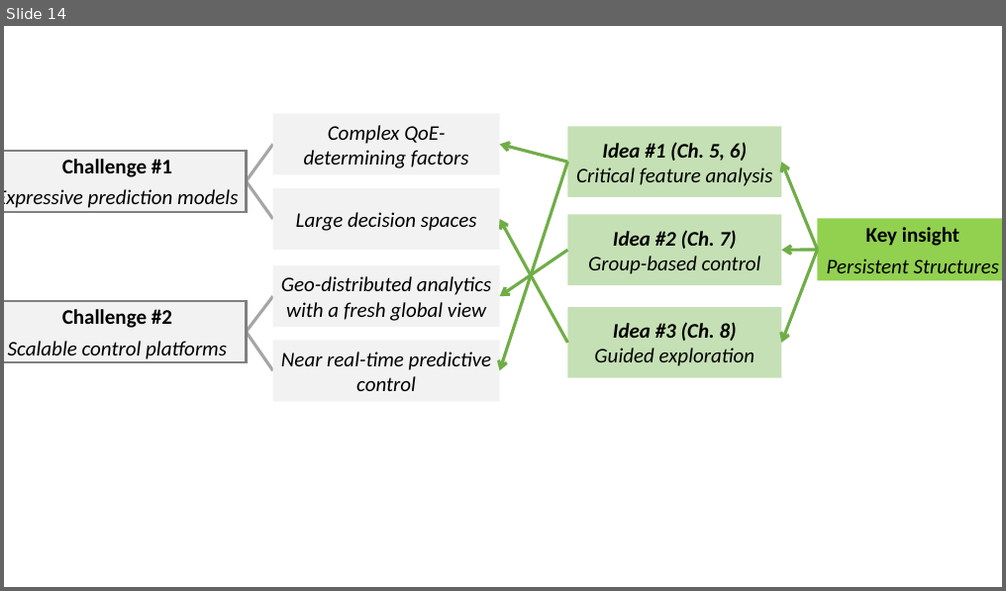
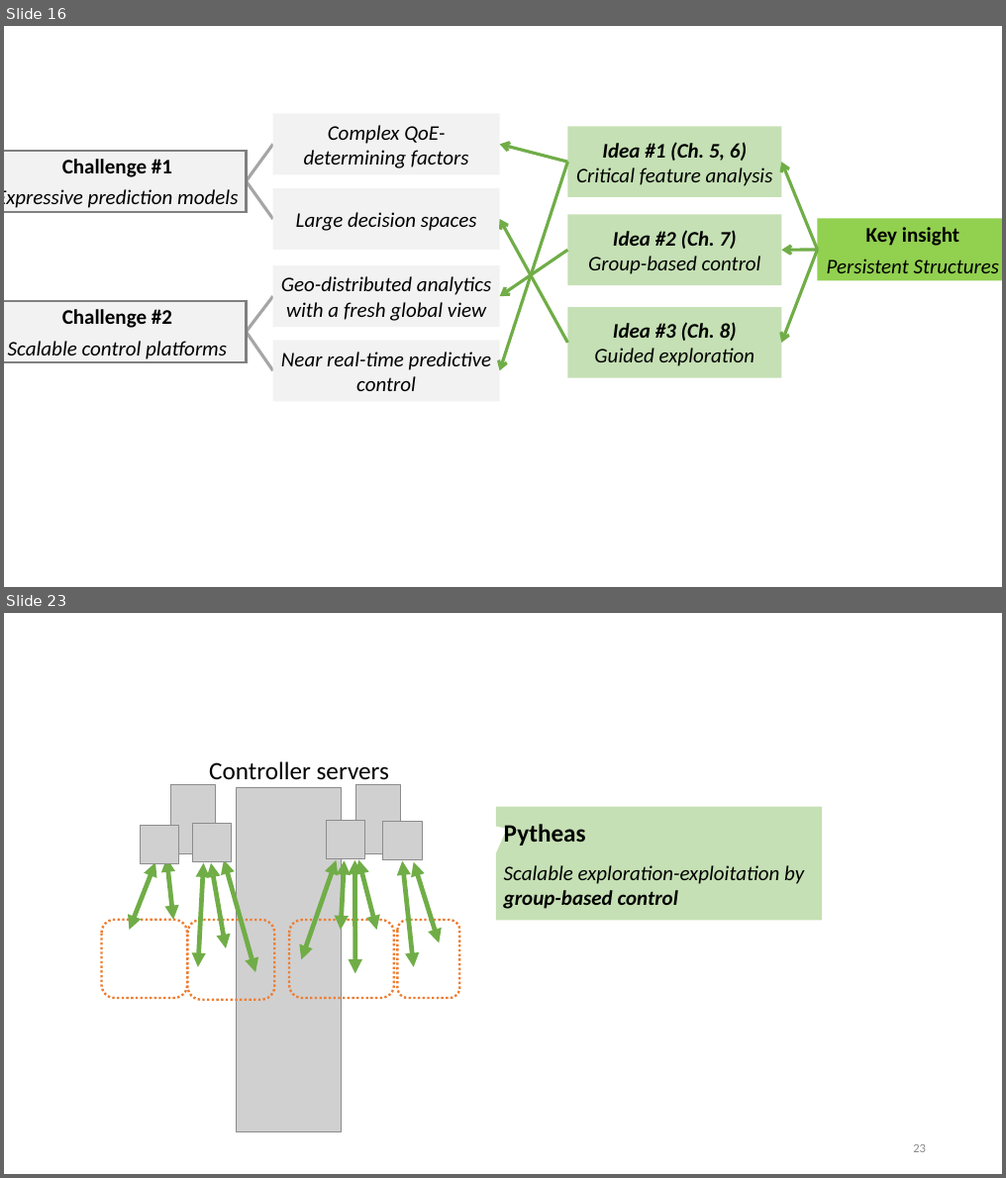
Before and after one commit to junchenj/PhD-Thesis, a slide deck: figures.pptx. Shown one above the other, each under a label of ours: slide 14 before the commit, slides 16 and 23 after it; the slides between them are not shown. The pictures are 1006x591 and 1006x1178 pixels, drawn with LibreOffice and Linux fonts; fonts in the diff are those of the drawing; grey boxes stand for pictures. Boxes give left, top, right and bottom in pixels: in the first picture for what was removed or moved away, otherwise in the second. Text is boxed around its words. In the diff, an @@ line names an element or a change of style, - is before the commit and + after.

```diff
--- a/figures.pptx
+++ b/figures.pptx
@@ slide 23 added at <box>4,613,1002,1174</box>, background #FFFFFF @@
@@ text added at <box>209,761,389,786</box>, 24 pt, text #000000 @@
+Controller servers
@@ picture added at <box>236,788,341,1133</box> @@
@@ speech box added at <box>497,807,822,919</box>, fill #C5E0B4, outline #C5E0B4 1 pt, 20 pt, text #000000, italic @@
+Pytheas
+Scalable exploration-exploitation by group-based control
@@ group added at <box>101,785,460,1000</box>: 11 double arrows, 6 pictures, 4 rounded rectangles @@
@@ page number added at <box>913,1145,926,1153</box>, 12 pt, text #8C8C8C @@
+23
@@ what was slide 14 is now slide 16 @@
```
Also in this commit, not shown: 9 other slides added, 22 other files.
